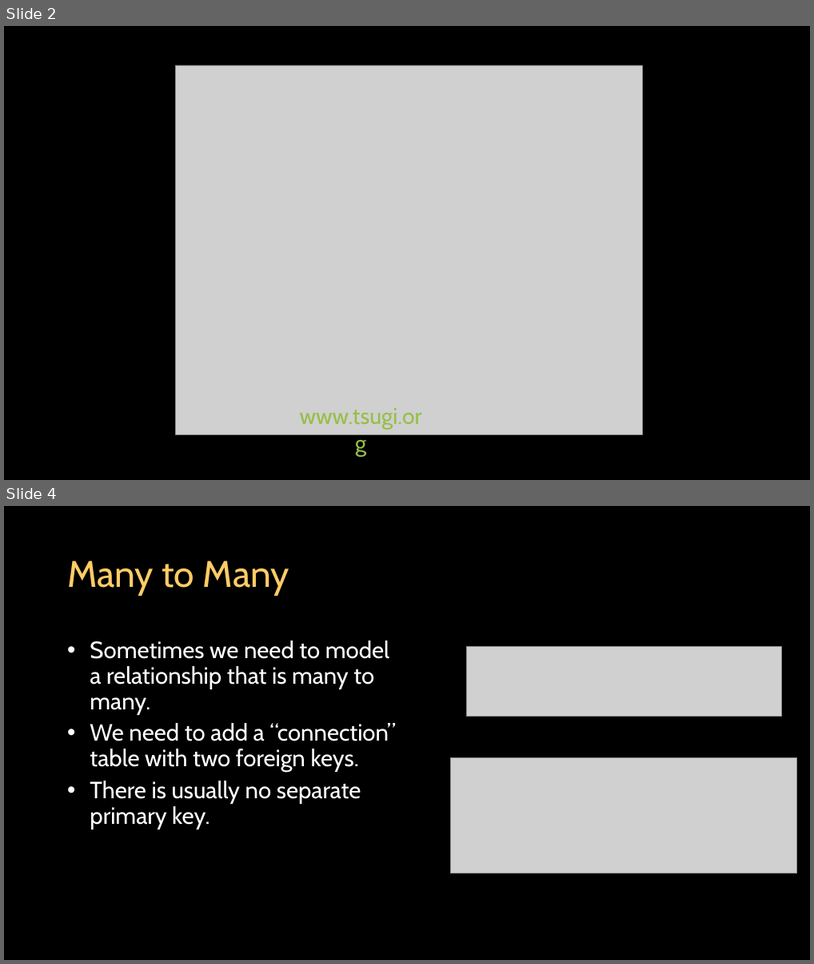
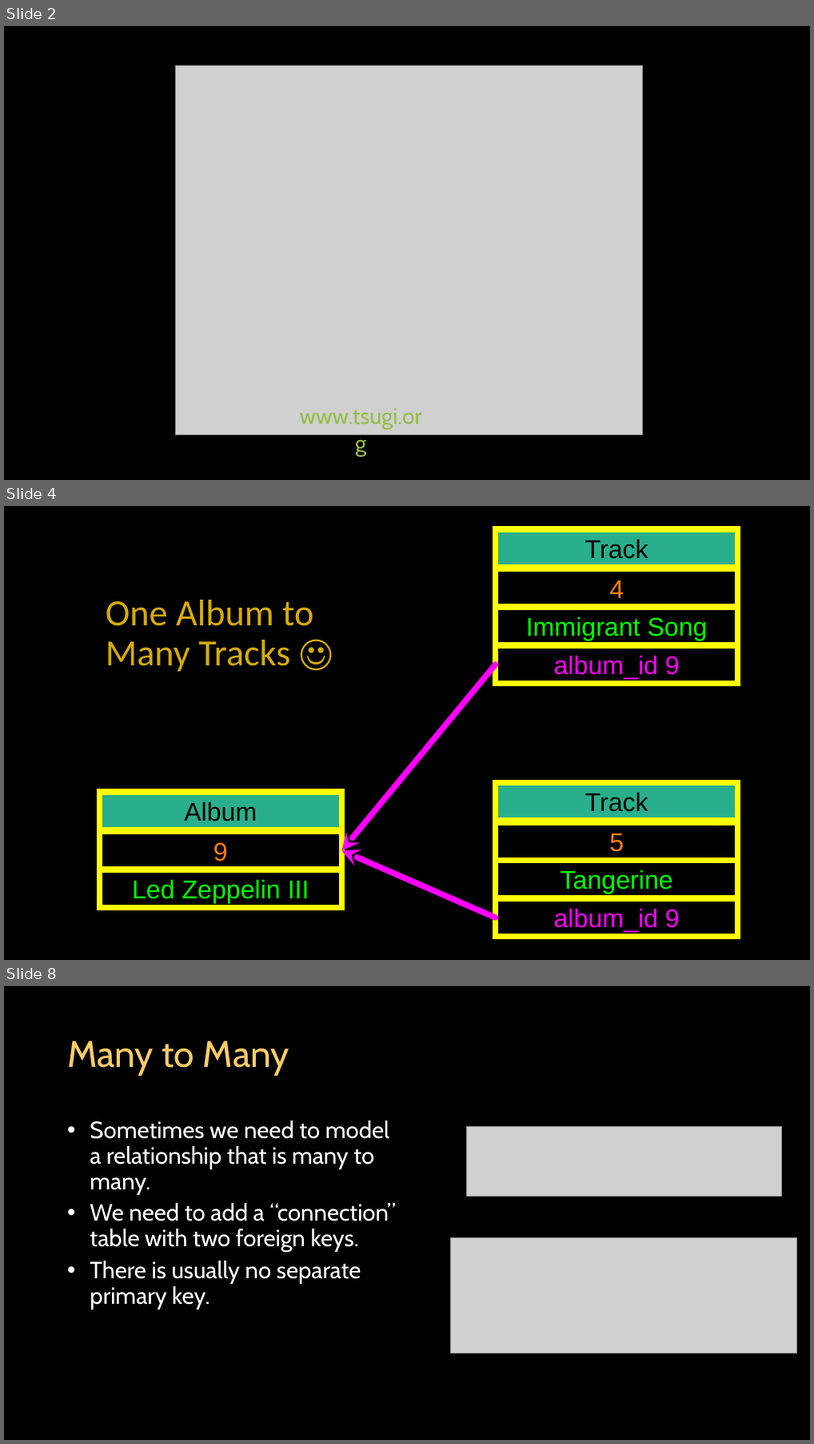
Before and after one commit to csev/dj4e, a slide deck: lectures/DJ-03-Many-To-Many.pptx. Shown one above the other, each under a label of ours: slides 2 and 4 before the commit, slides 2, 4 and 8 after it; the slides between them are not shown. The pictures are 814x964 and 814x1444 pixels, drawn with LibreOffice and Linux fonts; fonts in the diff are those of the drawing; grey boxes stand for pictures. Boxes give left, top, right and bottom in pixels: in the first picture for what was removed or moved away, otherwise in the second. Text is boxed around its words. In the diff, an @@ line names an element or a change of style, - is before the commit and + after.

Commit message:
Moar on the album1

```diff
--- a/lectures/DJ-03-Many-To-Many.pptx
+++ b/lectures/DJ-03-Many-To-Many.pptx
@@ slide 4 added at [4, 506, 810, 960], background #000000 @@
@@ title added at [106, 600, 314, 672], 44 pt, text #D7AC08 @@
+One Album to Many Tracks ☺
@@ group added at [496, 529, 738, 684]: 4 rectangles @@
+Track
+4
+Immigrant Song
+album_id 9
@@ arrow added from (496, 664) to (342, 850), #FF00FF 7 pt @@
@@ rectangle added at [99, 792, 342, 829], fill #29AF8C, outline #FFFF00 7 pt, 30.7 pt, text #000000 @@
+Album
@@ rectangle added at [99, 832, 342, 869], outline #FFFF00 7 pt, 30.7 pt, text #FF7F00 @@
+9
@@ arrow added from (496, 917) to (342, 850), #FF00FF 7 pt @@
@@ rectangle added at [99, 869, 342, 907], outline #FFFF00 7 pt, 30.7 pt, text #00FF00 @@
+Led Zeppelin III
@@ group added at [496, 783, 738, 936]: 4 rectangles @@
+Track
+5
+Tangerine
+album_id 9
@@ what was slide 4 is now slide 8 @@
```
Also in this commit, not shown: 1 slide changed, 3 other slides added.
